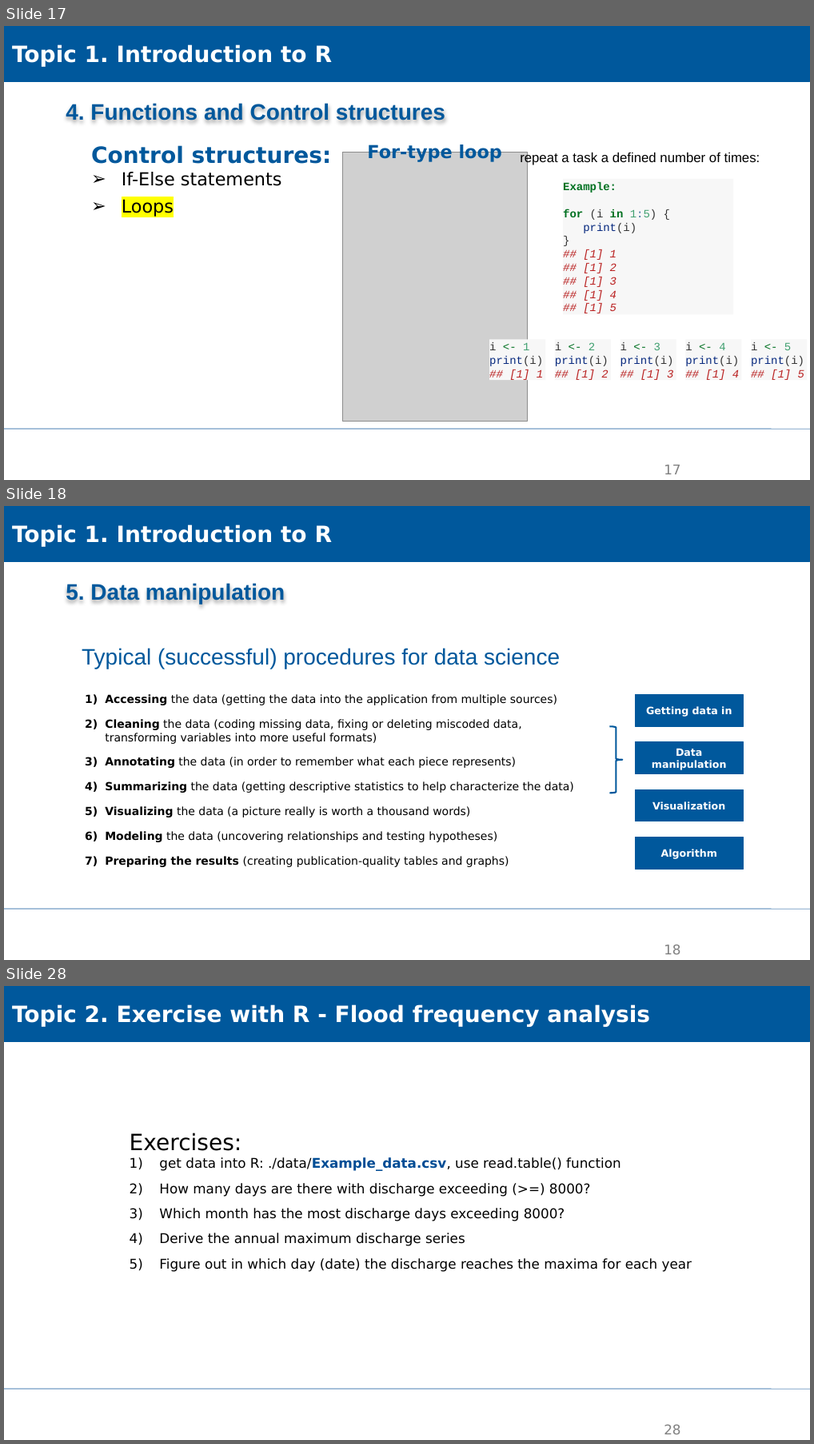
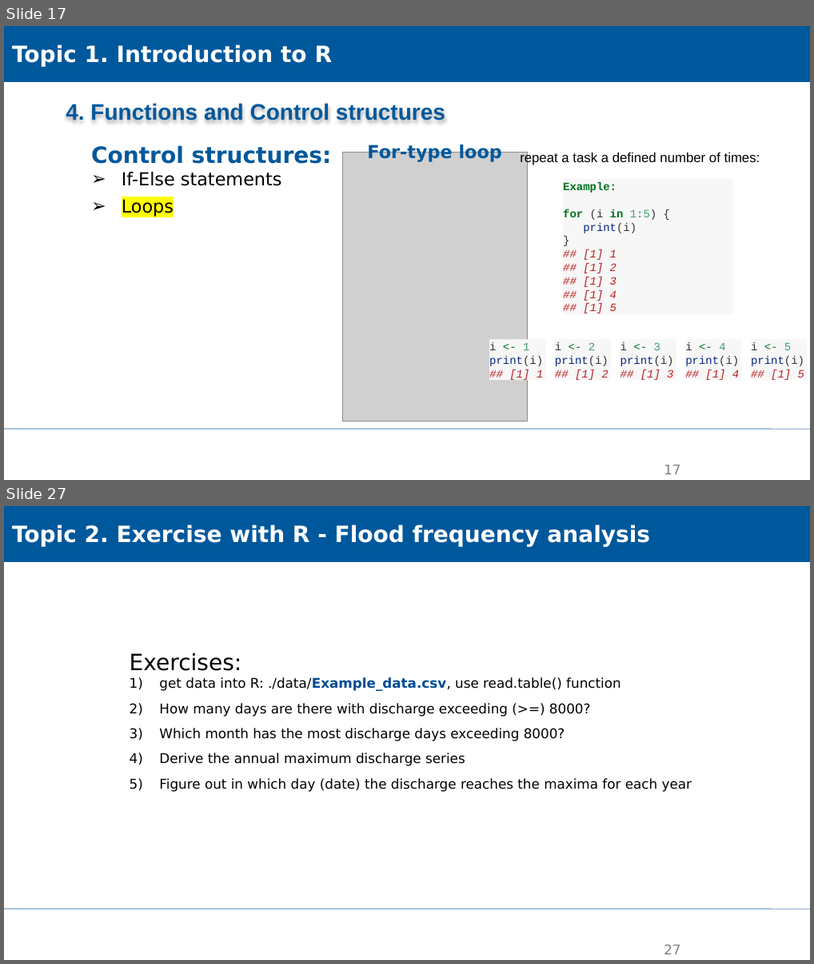
Before and after one commit to XiaoxiangGuanGFZ/FloodRiskSeminar, a slide deck: slides/FRS_exercise_R.pptx. Shown one above the other, each under a label of ours: slides 17, 18 and 28 before the commit, slides 17 and 27 after it; the slides between them are not shown. The pictures are 814x1444 and 814x964 pixels, drawn with LibreOffice and Linux fonts; fonts in the diff are those of the drawing; grey boxes stand for pictures; background and template pictures are left out. Boxes give left, top, right and bottom in pixels: in the first picture for what was removed or moved away, otherwise in the second. Text is boxed around its words. In the diff, an @@ line names an element or a change of style, - is before the commit and + after.

```diff
--- a/slides/FRS_exercise_R.pptx
+++ b/slides/FRS_exercise_R.pptx
@@ slide 18 removed at <box>4,506,810,960</box>, background #FFFFFF; not listed: 1 template element that a slide beside it also shows @@
@@ rectangle removed at <box>4,506,810,562</box> @@
-Topic 1. Introduction to R
@@ text removed at <box>66,582,285,604</box> @@
-5. Data manipulation
@@ text removed at <box>82,648,560,669</box> @@
-Typical (successful) procedures for data science
@@ text removed at <box>105,694,574,867</box> @@
-1) Accessing the data (getting the data into the application from multiple sources)
-2) Cleaning the data (coding missing data, fixing or deleting miscoded data, transforming variables into more useful formats)
-3) Annotating the data (in order to remember what each piece represents)
-4) Summarizing the data (getting descriptive statistics to help characterize the data)
-5) Visualizing the data (a picture really is worth a thousand words)
-6) Modeling the data (uncovering relationships and testing hypotheses)
-7) Preparing the results (creating publication-quality tables and graphs)
@@ group removed at <box>610,695,743,868</box>: 4 rectangles, 1 right brace @@
-Getting data in
-Data manipulation
-Visualization
-Algorithm
@@ page number removed at <box>664,944,681,954</box> @@
-18
@@ what was slide 28 is now slide 27 @@
@@ page number at <box>664,944,681,954</box>: text changed @@
-28
+27
```
Also in this commit, not shown: 9 slides changed, 1 other file.
